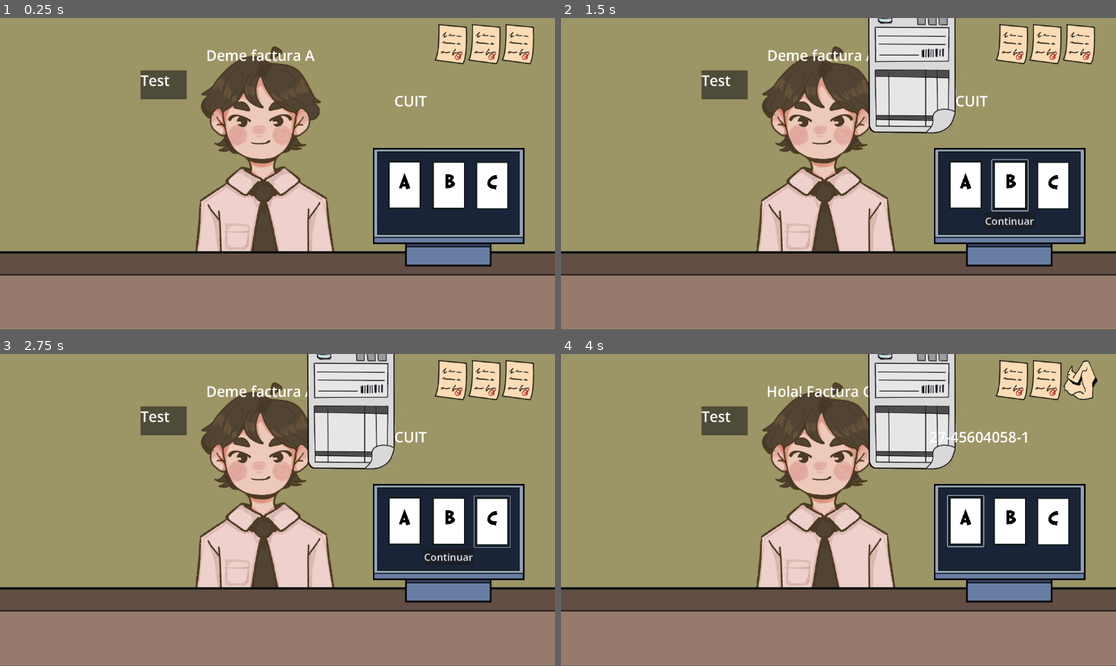
Above: before the commit, frames 1-4 (two rows, left to right).
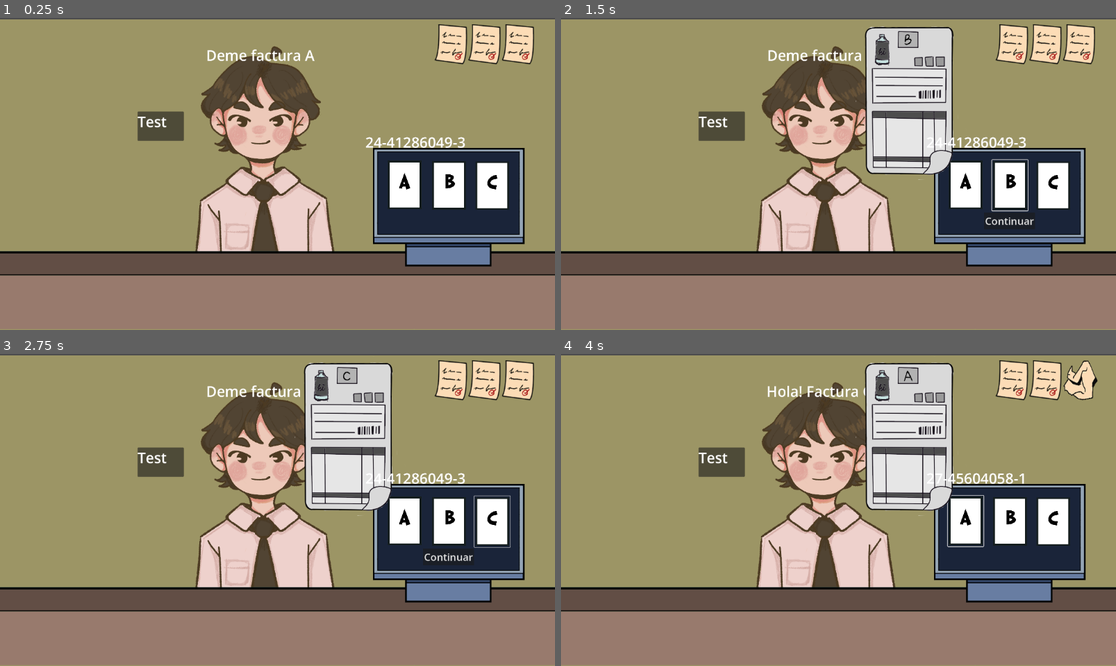
Above: after the commit, the same moments.

Repository: ninnis29/Facturae
Game: Godot game, scene res://Scenes/main.tscn
Same seed, same stepped clock (60 frames per second), same inputs: the game is played once before the commit and once after it.
Inputs (mouse positions are in pixels of both pictures, inside the frame that each line leads up to):
- Up to frame 1 (0.25 s): no input
- Up to frame 2 (1.5 s): click (966, 186) at 0.5 s; click (1010, 186) at 1.25 s
- Up to frame 3 (2.75 s): click (493, 522) at 2 s
- Up to frame 4 (4 s): click "Continuar" at 2.75 s; click (966, 522) at 3.5 s

The runs differ from the first frame. In frame 1, 2.6% of the frame differs, in the area x 0-100%, y 0-100%; in frame 2, 7.8%; in frame 3, 7.8%; in frame 4, 7.9%.
Error before the commit: Invalid call. Nonexistent function 'actualizar_label' in base 'Nil'. (res://Scripts/facturas.gd:29)

Commit message:
HacerQueAndeElCUIT
si

Diff:
--- a/facturae/Scenes/facturas.tscn
+++ b/facturae/Scenes/facturas.tscn
@@ -1,8 +1,27 @@
 [gd_scene load_steps=4 format=3 uid="uid://dka3ks6dtqqg0"]
 
 [ext_resource type="Script" uid="uid://bgdrbxwytnt1y" path="res://Scripts/facturas.gd" id="1_qqca8"]
-[ext_resource type="Script" uid="uid://desiqqpd8q1lb" path="res://Scripts/CuitDrag.gd" id="2_1iqqh"]
 [ext_resource type="Script" uid="uid://bkgxjgp7xrr38" path="res://Scripts/CuitSlot.gd" id="3_t1a3n"]
+
+[sub_resource type="GDScript" id="GDScript_1iqqh"]
+script/source = "extends RichTextLabel
+
+@onready var personaje: Node2D = $\"../../../Personaje\"  # ajustá según tu jerarquía
+
+func _get_drag_data(at_position: Vector2) -> Variant:
+	var data = personaje.cuit_cliente
+
+	var prev_label = RichTextLabel.new()
+	prev_label.text = text
+	prev_label.custom_minimum_size = Vector2(100, 100)
+	prev_label.fit_content = true
+	set_drag_preview(prev_label)
+
+	return data
+
+func actualizar_label(cuit: String) -> void:
+	text = cuit
+"
 
 [node name="Facturas" type="Node2D"]
 script = ExtResource("1_qqca8")
@@ -39,7 +58,7 @@
 text = "CUIT"
 fit_content = true
 autowrap_mode = 0
-script = ExtResource("2_1iqqh")
+script = SubResource("GDScript_1iqqh")
 
 [node name="CuitDragPanel" type="Panel" parent="Drags"]
 visible = false
--- a/facturae/Scenes/main.tscn
+++ b/facturae/Scenes/main.tscn
@@ -27,7 +27,7 @@
 position = Vector2(1560, 654)
 
 [node name="Facturas" parent="." instance=ExtResource("4_jjvhh")]
-position = Vector2(1475, 285)
+position = Vector2(1465, 428)
 
 [node name="Vidas" type="HBoxContainer" parent="."]
 offset_left = 1512.0
@@ -54,7 +54,7 @@
 [node name="Fondo" type="Sprite2D" parent="."]
 show_behind_parent = true
 z_as_relative = false
-position = Vector2(968, 538)
+position = Vector2(968, 544)
 texture = ExtResource("7_6bp64")
 
 [node name="musiquita" parent="." instance=ExtResource("8_344ge")]
--- a/facturae/Scripts/facturas.gd
+++ b/facturae/Scripts/facturas.gd
@@ -1,17 +1,25 @@
 extends Node2D
 
 @onready var factura_sprite = $Facturita
-@onready var cuit_drag_label: RichTextLabel = $Drags/CuitDragLabel
-
 @onready var personaje: Node2D = $"../Personaje"
 
+# Nodo CuitDragLabel: lo buscamos dinámicamente para evitar null si la escena está instanciada
+var cuit_drag_label: RichTextLabel = null
 
 var factura_a = preload("res://Assets/Facturita_A.png")
 var factura_b = preload("res://Assets/Facturita_B.png")
 var factura_c = preload("res://Assets/Facturita_C.png")
 
+func _ready() -> void:
+	await get_tree().process_frame  # espera un frame
+	cuit_drag_label = get_node("Drags/CuitDragLabel")
+	if cuit_drag_label == null:
+		push_error("No se encontró CuitDragLabel en la escena Facturas!")
 
-func mostrar_factura(opcion) -> void:
+	# Si querés, probamos actualizar al inicio
+	# actualizar_informacion("27-45219605-3")
+
+func mostrar_factura(opcion: String) -> void:
 	factura_sprite.visible = true
 	match opcion:
 		"A":
@@ -24,6 +32,9 @@
 func esconder_factura() -> void:
 	factura_sprite.visible = false
 
-func actualizar_informacion(cuit_cliente) -> void:
-
-	cuit_drag_label.actualizar_label(cuit_cliente)
+func actualizar_informacion(cuit_cliente: String) -> void:
+	cuit_drag_label = get_node("Drags/CuitDragLabel")
+	if cuit_drag_label != null:
+		cuit_drag_label.actualizar_label(cuit_cliente)
+	else:
+		push_error("cuit_drag_label es null al llamar actualizar_informacion")
--- a/facturae/Scripts/personaje.gd
+++ b/facturae/Scripts/personaje.gd
@@ -75,6 +75,7 @@
 	var linea_dialogo = dialogos[opcion_actual].pick_random()
 	caja_dialogo.text = linea_dialogo
 
+
 	generacion_datos_cliente()
 
 func nueva_peticion() -> void:
